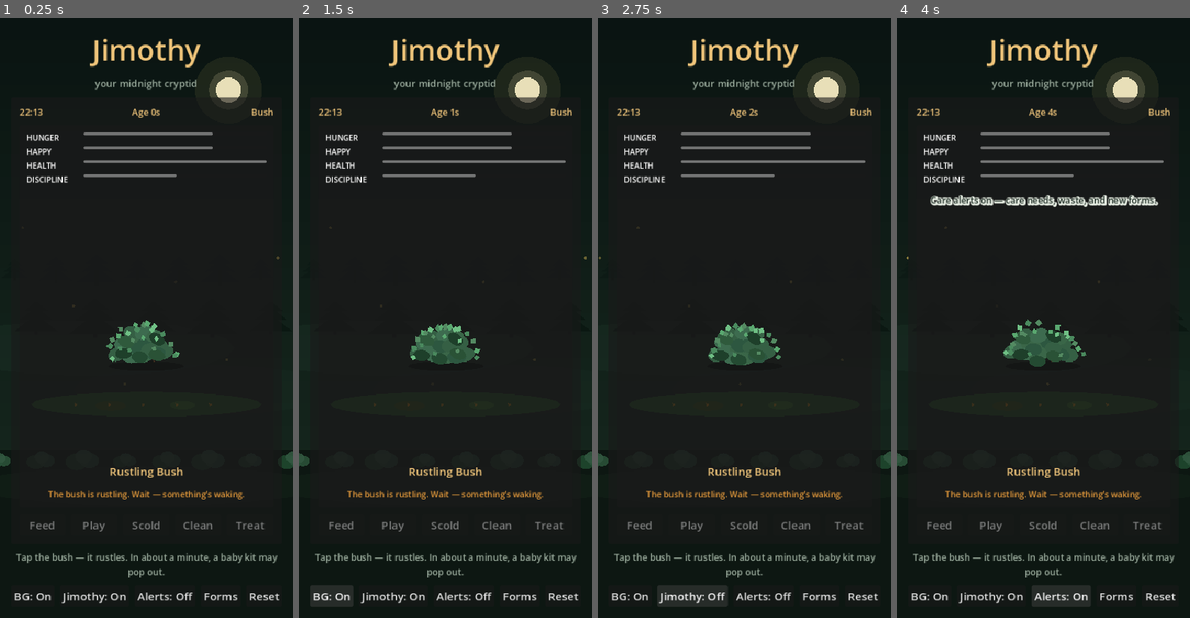
Above: before the commit, frames 1-4 (left to right).
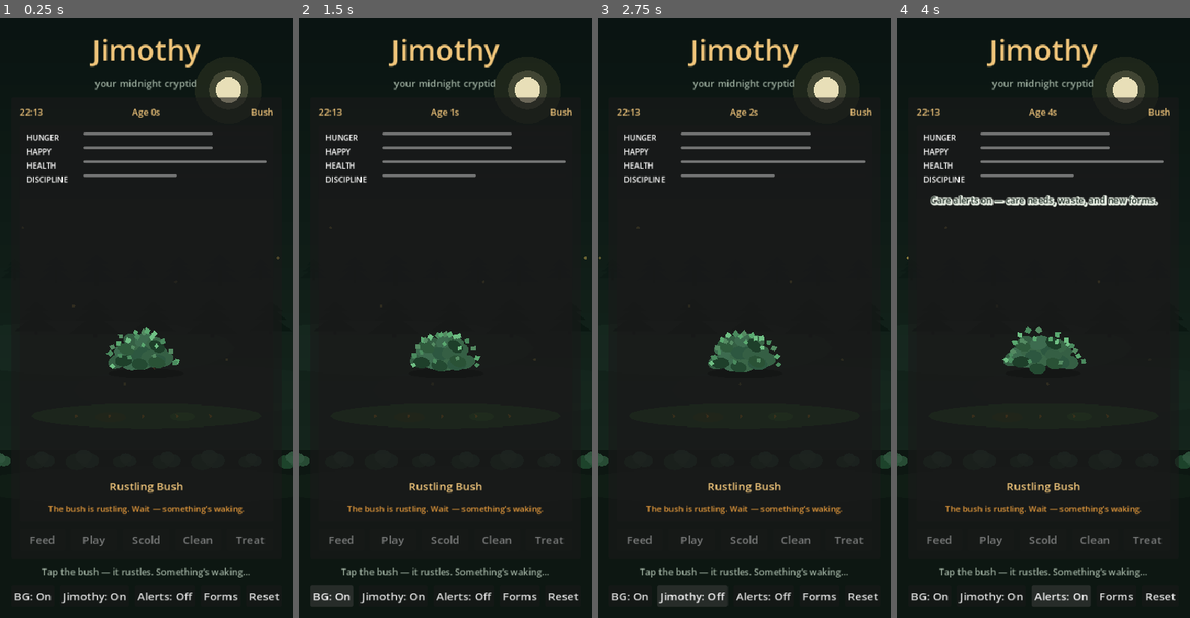
Above: after the commit, the same moments.

Repository: rgarn023/JimothyPet
Game: Godot game, scene res://scenes/main.tscn
Two runs of this game, one before a commit and one after it. Both use one fixed random seed, a clock stepped at 60 frames per second and the inputs below.
Inputs:
- Up to frame 1 (0.25 s): no input
- Up to frame 2 (1.5 s): click "BG: On" at 0.5 s; click "BG: Off" at 1.25 s
- Up to frame 3 (2.75 s): click "Jimothy: On" at 2 s
- Up to frame 4 (4 s): click "Jimothy: Off" at 2.75 s; click "Alerts: Off" at 3.5 s

The runs differ from the first frame. In frame 1, 4.0% of the frame differs, in the area x 5-95%, y 50-94%; in frame 2, 3.9%; in frame 3, 4.0%; in frame 4, 4.0%.

Commit message:
Show sick Jimothy visually; hide next-form timing spoilers
Sick kits get pale fur, droopy eyes, sweat marks, and a slumped idle.
Stage popups and hints no longer reveal how long until the next form.

Co-authored-by: rgarn023 <rgarn023@users.noreply.github.com>

Diff:
--- a/godot/scripts/main.gd
+++ b/godot/scripts/main.gd
@@ -541,10 +541,10 @@
 	var mood := "idle"
 	if PetState.ascending:
 		mood = "ascend"
+	elif PetState.sick:
+		mood = "sick"
 	elif PetState.stubborn:
 		mood = "stubborn"
-	elif PetState.sick:
-		mood = "sick"
 	raccoon.set_look(PetState.stage, PetState.adult_form, mood)
 	mess_mark.visible = PetState.has_mess and PetState.alive and not PetState.ascending
 
@@ -569,9 +569,11 @@
 	if PetState.ascending:
 		hint_label.text = "Watch… Jimothy grows wings and rises into the sky."
 	elif PetState.stage == "bush":
-		hint_label.text = "Tap the bush — it rustles. In about a minute, a baby kit may pop out."
+		hint_label.text = "Tap the bush — it rustles. Something’s waking…"
 	elif not PetState.alive:
 		hint_label.text = "His cryptid life is complete. You can raise another kit."
+	elif PetState.sick:
+		hint_label.text = "He’s under the weather — use Treat when you can."
 	elif PetState.stage == "baby":
 		hint_label.text = "Tap Jimothy for smiles and hops. Too tiny for a full night run yet."
 	else:
@@ -604,11 +606,11 @@
 func _on_stage_changed(stage: String) -> void:
 	match stage:
 		"baby":
-			_show_message("Baby Kit!", "Jimothy burst from the bush. Keep him fed — young kit in ~1 hour.")
+			_show_message("Baby Kit!", "Jimothy burst from the bush. Keep him fed and cozy.")
 		"young":
 			_show_message("Young Kit!", "Form: %s. His teen/adult path is already leaning this way." % PetState.young_form.capitalize())
 		"teen":
-			_show_message("Teen Kit!", "Form: %s. Adult Jimothy arrives in 1–3 real days." % PetState.teen_form.capitalize())
+			_show_message("Teen Kit!", "Form: %s. Keep caring — he keeps growing." % PetState.teen_form.capitalize())
 		"adult":
 			_show_message(
 				"Adult Cryptid!",
--- a/godot/scripts/raccoon_view.gd
+++ b/godot/scripts/raccoon_view.gd
@@ -155,10 +155,10 @@
 	genes = p.genes if typeof(p.genes) == TYPE_DICTIONARY else {}
 	if PetState.ascending and _anim == "ascend":
 		mood = "ascend"
+	elif PetState.sick:
+		mood = "sick"
 	elif PetState.stubborn:
 		mood = "stubborn"
-	elif PetState.sick:
-		mood = "sick"
 	else:
 		mood = "idle"
 	queue_redraw()
@@ -434,10 +434,17 @@
 				_anim = "idle"
 		_:
 			# Idle: face the screen, gentle bob, settle toward center.
-			_pose_y = sin(_t * 2.4) * 2.2 + sin(_t * 5.1) * 0.6
-			_pose_x = move_toward(_pose_x, 0.0, 36.0 * delta)
-			_head_dip = sin(_t * 1.7) * 1.4
-			_body_squash = 1.0 + sin(_t * 2.4) * 0.02
+			if _is_sick():
+				_pose_y = sin(_t * 1.35) * 1.0
+				_pose_x = move_toward(_pose_x, 0.0, 22.0 * delta)
+				_head_dip = 5.5 + sin(_t * 1.1) * 1.6
+				_smile = 0.0
+				_body_squash = 1.0
+			else:
+				_pose_y = sin(_t * 2.4) * 2.2 + sin(_t * 5.1) * 0.6
+				_pose_x = move_toward(_pose_x, 0.0, 36.0 * delta)
+				_head_dip = sin(_t * 1.7) * 1.4
+				_body_squash = 1.0 + sin(_t * 2.4) * 0.02
 			_walk_phase += delta * 1.2
 
 	_pose_x = clampf(_pose_x, -78.0, 78.0)
@@ -457,39 +464,46 @@
 	return float(genes.get(key, fallback))
 
 
+func _is_sick() -> bool:
+	return mood == "sick" or (PetState != null and PetState.sick and PetState.alive and not PetState.ascending)
+
+
 func _fur() -> Color:
 	var g := _g("gray", 0.5)
+	var c := Color(0.42 + g * 0.08, 0.42 + g * 0.06, 0.46 + g * 0.05)
 	if stage == "young":
 		match young_form:
 			"puff":
-				return Color(0.55 + g * 0.08, 0.5 + g * 0.05, 0.48)
+				c = Color(0.55 + g * 0.08, 0.5 + g * 0.05, 0.48)
 			"looper":
-				return Color(0.48 + g * 0.06, 0.44, 0.4)
+				c = Color(0.48 + g * 0.06, 0.44, 0.4)
 			"shadow":
-				return Color(0.22 + g * 0.04, 0.22, 0.26)
+				c = Color(0.22 + g * 0.04, 0.22, 0.26)
 			"nub":
-				return Color(0.42, 0.38 + g * 0.05, 0.34)
+				c = Color(0.42, 0.38 + g * 0.05, 0.34)
 	elif stage == "teen":
 		match teen_form:
 			"dumpling":
-				return Color(0.58, 0.52, 0.48)
+				c = Color(0.58, 0.52, 0.48)
 			"bounder":
-				return Color(0.46, 0.42, 0.4)
+				c = Color(0.46, 0.42, 0.4)
 			"nightlane":
-				return Color(0.2, 0.22, 0.3)
+				c = Color(0.2, 0.22, 0.3)
 			"scruff":
-				return Color(0.4, 0.34, 0.3)
+				c = Color(0.4, 0.34, 0.3)
 	elif stage == "adult":
 		match adult_form:
 			"saint":
-				return Color(0.4, 0.46, 0.4)
+				c = Color(0.4, 0.46, 0.4)
 			"legend":
-				return Color(0.45, 0.4, 0.36)
+				c = Color(0.45, 0.4, 0.36)
 			"alley_ghost":
-				return Color(0.55, 0.58, 0.64)
+				c = Color(0.55, 0.58, 0.64)
 			"ballard_blip":
-				return Color(0.48, 0.38, 0.3)
-	return Color(0.42 + g * 0.08, 0.42 + g * 0.06, 0.46 + g * 0.05)
+				c = Color(0.48, 0.38, 0.3)
+	if _is_sick():
+		c = c.lerp(Color(0.47, 0.66, 0.43), 0.32).lightened(0.06)
+	return c
 
 
 func _draw() -> void:
@@ -684,19 +698,30 @@
 
 	var eye_r := 2.6 if stage == "baby" else (3.6 if stage == "adult" else 3.1)
 	var gap := eye_r * 2.2
-	if _smile > 0.35:
-		draw_line(c + Vector2(-gap - eye_r, head_y + 1), c + Vector2(-gap, head_y + 1 - eye_r), gleam, 2.0)
-		draw_line(c + Vector2(-gap, head_y + 1 - eye_r), c + Vector2(-gap + eye_r, head_y + 1), gleam, 2.0)
-		draw_line(c + Vector2(gap - eye_r, head_y + 1), c + Vector2(gap, head_y + 1 - eye_r), gleam, 2.0)
-		draw_line(c + Vector2(gap, head_y + 1 - eye_r), c + Vector2(gap + eye_r, head_y + 1), gleam, 2.0)
+	var eye_y := head_y + 1.0
+	if _is_sick():
+		_ellipse(c + Vector2(-gap, eye_y), Vector2(eye_r * 1.15, eye_r * 0.5), gleam)
+		_ellipse(c + Vector2(-gap + eye_r * 0.1, eye_y + eye_r * 0.05), Vector2(eye_r * 0.36, eye_r * 0.26), Color("101014"))
+		draw_line(c + Vector2(-gap - eye_r * 1.2, eye_y - eye_r * 0.35), c + Vector2(-gap, eye_y + eye_r * 0.15), Color("2a2a32"), 1.5)
+		draw_line(c + Vector2(-gap, eye_y + eye_r * 0.15), c + Vector2(-gap + eye_r * 1.2, eye_y - eye_r * 0.2), Color("2a2a32"), 1.5)
+		_ellipse(c + Vector2(gap, eye_y), Vector2(eye_r * 1.15, eye_r * 0.5), gleam)
+		_ellipse(c + Vector2(gap + eye_r * 0.1, eye_y + eye_r * 0.05), Vector2(eye_r * 0.36, eye_r * 0.26), Color("101014"))
+		draw_line(c + Vector2(gap - eye_r * 1.2, eye_y - eye_r * 0.35), c + Vector2(gap, eye_y + eye_r * 0.15), Color("2a2a32"), 1.5)
+		draw_line(c + Vector2(gap, eye_y + eye_r * 0.15), c + Vector2(gap + eye_r * 1.2, eye_y - eye_r * 0.2), Color("2a2a32"), 1.5)
+	elif _smile > 0.35:
+		draw_line(c + Vector2(-gap - eye_r, eye_y), c + Vector2(-gap, eye_y - eye_r), gleam, 2.0)
+		draw_line(c + Vector2(-gap, eye_y - eye_r), c + Vector2(-gap + eye_r, eye_y), gleam, 2.0)
+		draw_line(c + Vector2(gap - eye_r, eye_y), c + Vector2(gap, eye_y - eye_r), gleam, 2.0)
+		draw_line(c + Vector2(gap, eye_y - eye_r), c + Vector2(gap + eye_r, eye_y), gleam, 2.0)
 	else:
-		draw_circle(c + Vector2(-gap, head_y + 1), eye_r, gleam)
-		draw_circle(c + Vector2(-gap + eye_r * 0.2, head_y + 1), eye_r * 0.42, Color("101014"))
-		draw_circle(c + Vector2(gap, head_y + 1), eye_r, gleam)
-		draw_circle(c + Vector2(gap + eye_r * 0.2, head_y + 1), eye_r * 0.42, Color("101014"))
+		draw_circle(c + Vector2(-gap, eye_y), eye_r, gleam)
+		draw_circle(c + Vector2(-gap + eye_r * 0.2, eye_y), eye_r * 0.42, Color("101014"))
+		draw_circle(c + Vector2(gap, eye_y), eye_r, gleam)
+		draw_circle(c + Vector2(gap + eye_r * 0.2, eye_y), eye_r * 0.42, Color("101014"))
 
 	_ellipse(c + Vector2(0, head_y + head_r * 0.42), Vector2(head_r * 0.28, head_r * 0.18), snout)
 	draw_circle(c + Vector2(0, head_y + head_r * 0.32), 1.6, Color("2a2a32"))
+	_draw_sick_marks(c + Vector2(0, head_y), false)
 
 
 func _draw_food_prop(c: Vector2, face: float, u: float) -> void:
@@ -906,12 +931,36 @@
 
 
 func _side_eye(p: Vector2, r: float, gleam: Color = Color("faf6ec")) -> void:
-	if _smile > 0.35:
+	if _is_sick():
+		_ellipse(p, Vector2(r * 1.2, r * 0.52), gleam)
+		_ellipse(p + Vector2(r * 0.12, r * 0.05), Vector2(r * 0.38, r * 0.28), Color("101014"))
+		draw_line(p + Vector2(-r * 1.25, -r * 0.4), p + Vector2(0, r * 0.15), Color("2a2a32"), 1.5)
+		draw_line(p + Vector2(0, r * 0.15), p + Vector2(r * 1.25, -r * 0.25), Color("2a2a32"), 1.5)
+	elif _smile > 0.35:
 		draw_line(p + Vector2(-r * 1.1, 0), p + Vector2(0, -r), gleam, 2.0)
 		draw_line(p + Vector2(0, -r), p + Vector2(r * 1.1, 0), gleam, 2.0)
 	else:
 		draw_circle(p, r, gleam)
 		draw_circle(p + Vector2(r * 0.25, 0), r * 0.45, Color("101014"))
+
+
+func _draw_sick_marks(head: Vector2, side: bool = false) -> void:
+	if not _is_sick():
+		return
+	var drop := Color(0.55, 0.77, 0.63, 0.9)
+	if side:
+		draw_circle(head + Vector2(-6, -10), 1.7, drop)
+		draw_circle(head + Vector2(-3, -4), 1.2, Color(drop.r, drop.g, drop.b, 0.75))
+		draw_line(head + Vector2(-1, 8), head + Vector2(3, 12), Color("5a4038"), 1.7)
+		draw_line(head + Vector2(3, 12), head + Vector2(7, 8), Color("5a4038"), 1.7)
+	else:
+		draw_circle(head + Vector2(-14, -10), 1.8, drop)
+		draw_circle(head + Vector2(-11, -3), 1.25, Color(drop.r, drop.g, drop.b, 0.75))
+		draw_circle(head + Vector2(14, -9), 1.5, Color(drop.r, drop.g, drop.b, 0.8))
+		draw_line(head + Vector2(-5, 12), head + Vector2(0, 16), Color("5a4038"), 1.8)
+		draw_line(head + Vector2(0, 16), head + Vector2(5, 12), Color("5a4038"), 1.8)
+		_ellipse(head + Vector2(-11, 6), Vector2(3.2, 2.2), Color(0.42, 0.6, 0.47, 0.35))
+		_ellipse(head + Vector2(11, 6), Vector2(3.2, 2.2), Color(0.42, 0.6, 0.47, 0.35))
 
 
 func _side_ear(p: Vector2, rx: float = 5.5, ry: float = 9.0) -> void:
@@ -934,6 +983,7 @@
 	_ellipse(c + Vector2(24 * face, 6), Vector2(5, 3.2), Color("c9a292"))
 	_ellipse(c + Vector2(16 * face, 6), Vector2(8, 5.5), Color("2a2a32"))
 	_side_eye(c + Vector2(18 * face, 5), 2.3)
+	_draw_sick_marks(c + Vector2(18 * face, 5), true)
 
 
 func _draw_young(c: Vector2, face: float) -> void:
@@ -1005,7 +1055,9 @@
 	var mask_c := Color("121218") if young_form == "shadow" else Color("2a2a32")
 	_ellipse(c + Vector2(head_x * face, body_y), Vector2(head_r * 0.72, head_r * 0.5), mask_c)
 	var gleam := Color("d0d8e8") if young_form == "shadow" else Color("faf6ec")
-	_side_eye(c + Vector2((head_x + 2) * face, body_y - 2), 2.8 if young_form != "shadow" else 3.1, gleam)
+	var young_eye := c + Vector2((head_x + 2) * face, body_y - 2)
+	_side_eye(young_eye, 2.8 if young_form != "shadow" else 3.1, gleam)
+	_draw_sick_marks(young_eye, true)
 
 
 func _draw_teen(c: Vector2, face: float) -> void:
@@ -1074,11 +1126,13 @@
 	var snout := Color("1a1a24") if form == "nightlane" else Color("c9a292")
 	_ellipse(c + Vector2((head_x + 8) * face, body_y + 1), Vector2(6.5, 4), snout)
 	_ellipse(c + Vector2(head_x * face, body_y + 1), Vector2(head_r * 0.7, head_r * 0.48), Color("0e1018") if form == "nightlane" else Color("2a2a32"))
-	if form == "dumpling" and _smile < 0.35:
+	var teen_eye := c + Vector2((head_x + 2) * face, body_y - 1)
+	var gleam := Color("d8e4f8") if form == "nightlane" else Color("faf6ec")
+	if form == "dumpling" and _smile < 0.35 and not _is_sick():
 		draw_line(c + Vector2((head_x - 1) * face, body_y), c + Vector2((head_x + 5) * face, body_y - 2), Color("faf6ec"), 2.0)
 	else:
-		var gleam := Color("d8e4f8") if form == "nightlane" else Color("faf6ec")
-		_side_eye(c + Vector2((head_x + 2) * face, body_y - 1), 3.0 if form != "nightlane" else 3.3, gleam)
+		_side_eye(teen_eye, 3.0 if form != "nightlane" else 3.3, gleam)
+	_draw_sick_marks(teen_eye, true)
 
 
 func _draw_adult(c: Vector2, face: float) -> void:
@@ -1150,6 +1204,8 @@
 		_side_ear(c + Vector2(12 * face, body_y - body_ry + 2), 6.0, 11.0)
 	_ellipse(c + Vector2(24 * face, body_y + 2), Vector2(8, 5.5), snout)
 	_ellipse(c + Vector2(14 * face, body_y), Vector2(16, 11), mask_c)
-	_side_eye(c + Vector2(18 * face, body_y - 2), 4.0, gleam)
+	var adult_eye := c + Vector2(18 * face, body_y - 2)
+	_side_eye(adult_eye, 4.0, gleam)
+	_draw_sick_marks(adult_eye, true)
 	draw_line(c + Vector2(26 * face, body_y), c + Vector2(36 * face, body_y), Color("d0d0d8"), 1.2)
 	draw_line(c + Vector2(26 * face, body_y + 4), c + Vector2(34 * face, body_y + 4), Color("d0d0d8"), 1.2)
Not shown, changed: dist/Jimothy-godot-only-4.7.1.zip
Not shown, changed: dist/Jimothy-web.zip
Not shown, changed: dist/JimothyPet-godot-4.7.1.zip
Not shown, changed: index.html
Not shown, changed: js/game.js
Not shown, changed: js/raccoon.js
Not shown, changed: styles.css
Not shown, changed: sw.js
